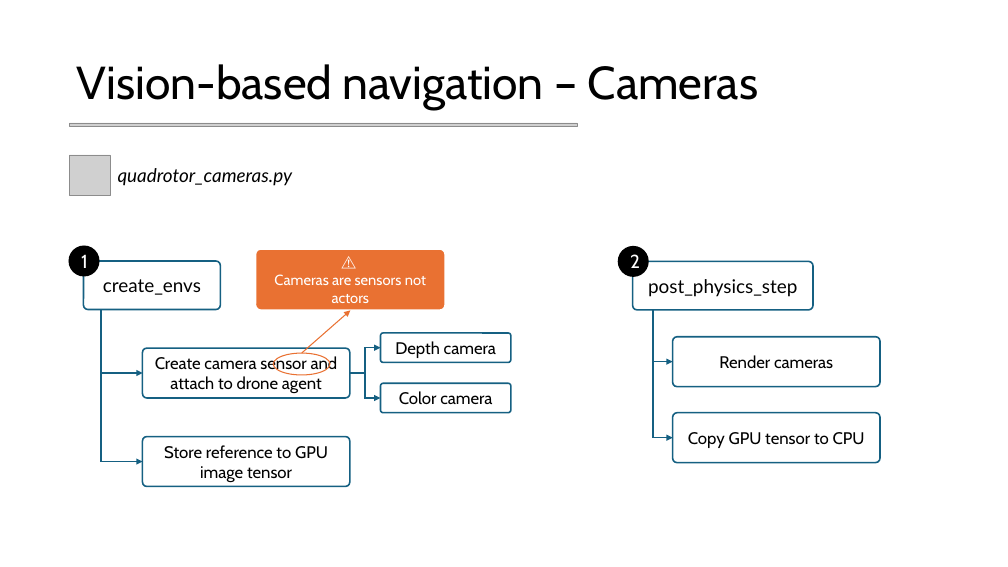
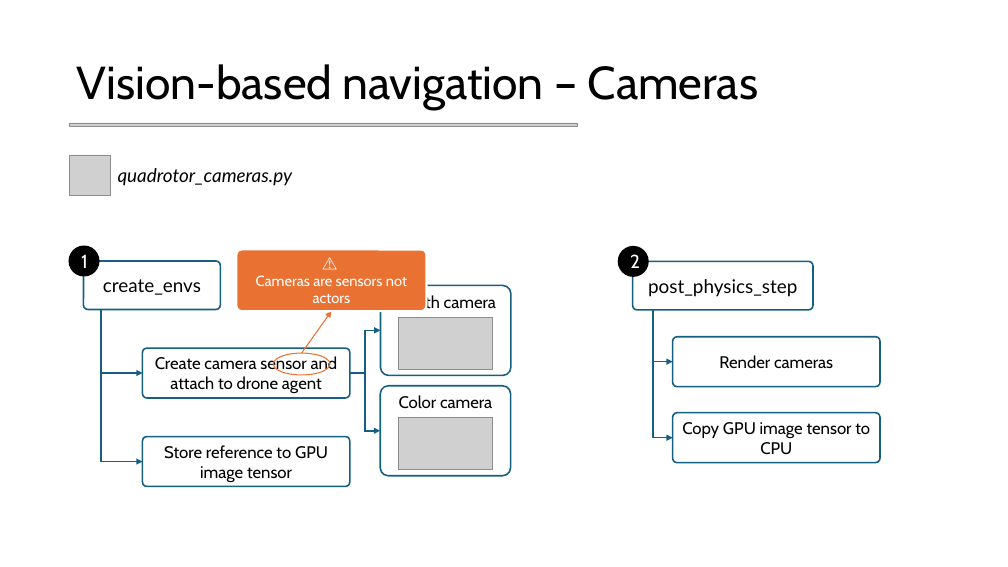
Before and after one commit to mettz/cps-project, a slide deck: slide 13 of docs/Slides.pptx. Drawn at 1008x567 pixels with LibreOffice and Linux fonts; fonts in the diff are those of the drawing; grey boxes stand for pictures; background and template pictures are left out. Boxes give left, top, right and bottom in pixels: in the first picture for what was removed or moved away, otherwise in the second. Text is boxed around its words. In the diff, an @@ line names an element or a change of style, - is before the commit and + after.

```diff
--- a/docs/Slides.pptx
+++ b/docs/Slides.pptx
@@ rounded rectangle "⚠️": place and size @@
-rounded rectangle "⚠️" at box(256, 249, 446, 311)
+rounded rectangle "⚠️" at box(237, 250, 427, 312)
@@ rounded rectangle "Depth camera": place and size @@
-rounded rectangle "Depth camera" at box(380, 333, 510, 362)
+rounded rectangle "Depth camera" at box(380, 286, 510, 376)
@@ rounded rectangle "Depth camera" at box(380, 286, 510, 376): vertical alignment middle to top @@
@@ arrow moved from (302, 353) - (350, 311) to (302, 353) - (331, 312) @@
@@ picture added at box(399, 317, 493, 370) @@
@@ elbow arrow moved from (350, 373) - (380, 348) to (350, 373) - (380, 330) @@
@@ elbow arrow moved from (350, 373) - (380, 398) to (350, 373) - (380, 431) @@
@@ rounded rectangle "Color camera" at box(380, 386, 510, 476): vertical alignment middle to top @@
@@ rounded rectangle "Color camera": place and size @@
-rounded rectangle "Color camera" at box(380, 383, 510, 413)
+rounded rectangle "Color camera" at box(380, 386, 510, 476)
@@ picture added at box(399, 417, 493, 470) @@
@@ text in rounded rectangle at box(682, 422, 870, 455): text changed @@
-Copy GPU tensor to CPU
+Copy GPU image tensor to CPU
```
Also in this commit, not shown: 9 other slides changed.
